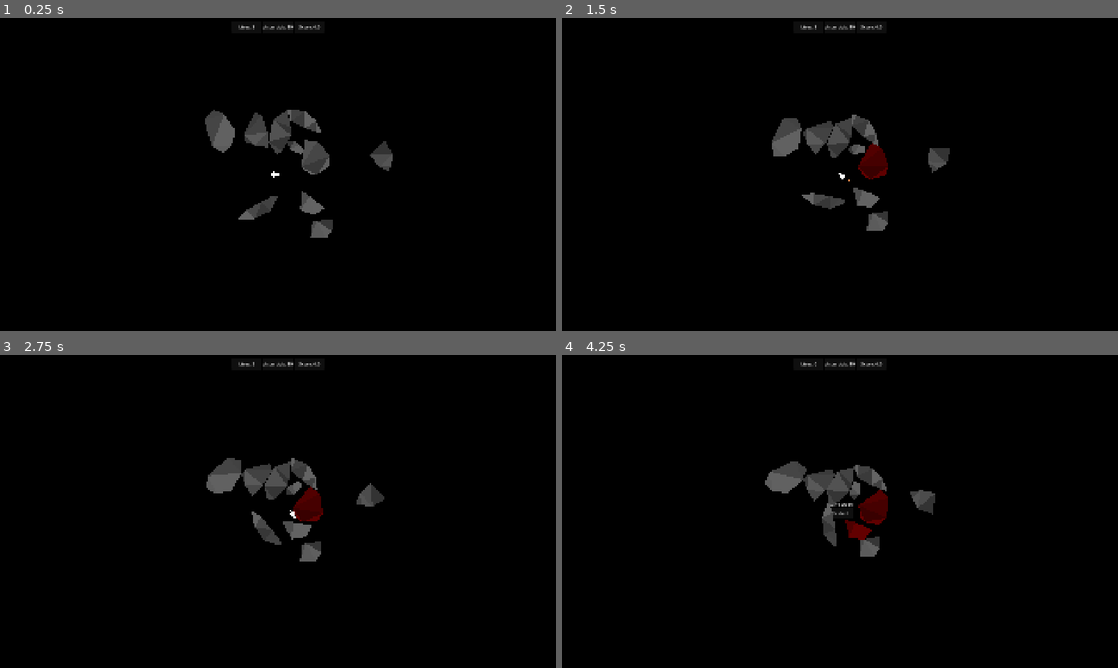
Above: before the commit, frames 1-4 (two rows, left to right).
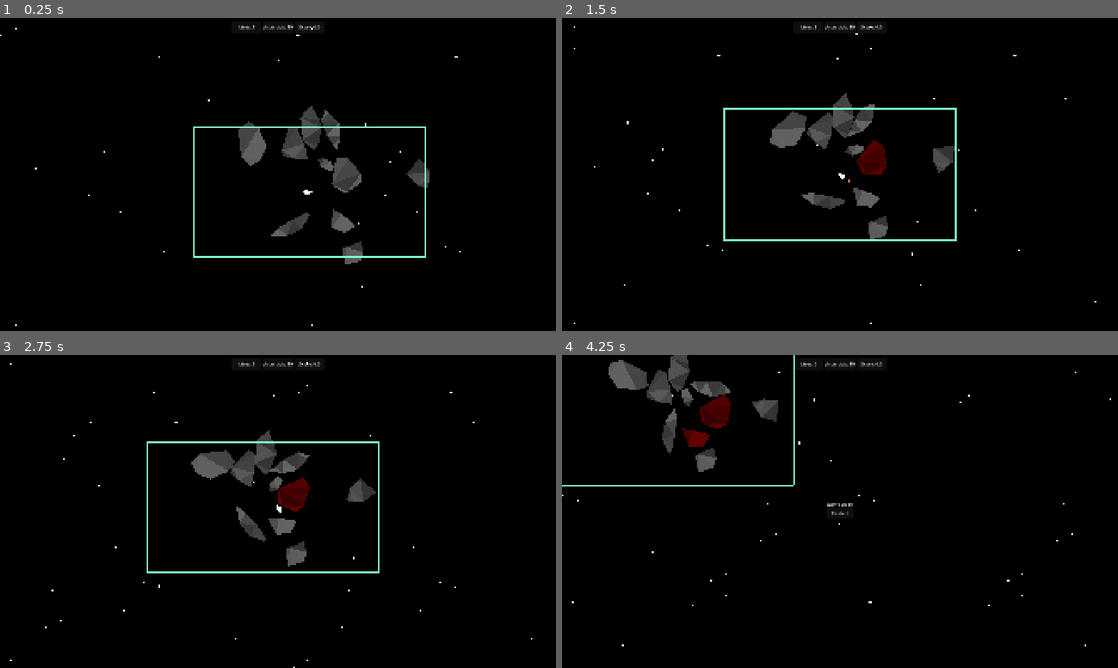
Above: after the commit, the same moments.

Repository: ProudFridge/Asteroids
Game: Godot game, scene res://scenes/game/game.tscn
The game is run twice, just before and just after one commit, with the same random seed, the same clock (stepped at 60 frames per second) and the same inputs.
Inputs (mouse positions are in pixels of both pictures, inside the frame that each line leads up to):
- Up to frame 1 (0.25 s): no input
- Up to frame 2 (1.5 s): tap Enter at 0.5 s; move the mouse to (962, 158) at 0.52 s; hold D (turn_right) 0.53-1.28 s; hold Space (shoot) 0.53-1.28 s; click (962, 158) at 0.67 s; move the mouse to (728, 190) at 1.27 s; hold S (backwards) from 1.28 s (still down); tap Alt at 1.35 s
- Up to frame 3 (2.75 s): move the mouse to (333, 442) at 2.02 s; release S (backwards) at 2.03 s; hold D (turn_right) from 2.03 s (still down); tap Shift at 2.1 s
- Up to frame 4 (4.25 s): move the mouse to (812, 574) at 2.77 s; release D (turn_right) at 2.78 s; hold W (forwards) 2.78-3.53 s; tap Space (shoot) at 2.85 s; click (812, 574) at 2.92 s; move the mouse to (1006, 558) at 3.52 s; hold A (turn_left) from 3.53 s (still down); tap Alt at 3.6 s

The runs differ from the first frame. In frame 1, 5.2% of the frame differs, in the area x 0-83%, y 3-99%; in frame 2, 2.8%; in frame 3, 4.7%; in frame 4, 5.8%, in the area x 0-99%, y 0-94%.

Commit message:
Add star node to create a background made of stars

Diff:
--- a/project.godot
+++ b/project.godot
@@ -81,6 +81,7 @@
 2d_physics/layer_1="player"
 2d_physics/layer_2="asteroid"
 2d_physics/layer_3="asteroid_shards"
+2d_physics/layer_4="bounds"
 
 [physics]
 
@@ -89,3 +90,4 @@
 [rendering]
 
 rendering_device/driver.windows="d3d12"
+anti_aliasing/quality/msaa_2d=3
--- a/scenes/bullet/bullet.gd
+++ b/scenes/bullet/bullet.gd
@@ -20,6 +20,23 @@
 			body.take_damage(damage)
 			disappear()
 
+		var collisionPosition: Vector2 = collision.get_position()
+
+		print(Global.windowSize.x)
+		# Makes sure the player doens't get outside the window
+		if collisionPosition.x >= Global.windowSize.x:
+			disappear()
+
+		if collisionPosition.x <= 0:
+			disappear()
+
+		if collisionPosition.y >= Global.windowSize.y:
+			disappear()
+
+		# Won't work without the 1
+		if collisionPosition.y <= 1:
+			disappear()
+
 
 func _on_lifetime_timer_timeout() -> void:
 	disappear()
--- a/scenes/bullet/bullet.tscn
+++ b/scenes/bullet/bullet.tscn
@@ -9,7 +9,7 @@
 
 [node name="Bullet" type="CharacterBody2D" unique_id=1057548200]
 collision_layer = 0
-collision_mask = 2
+collision_mask = 10
 script = ExtResource("1_7c8un")
 
 [node name="CollisionShape2D" type="CollisionShape2D" parent="." unique_id=650148437]
--- /dev/null
+++ b/scenes/game/border.gd
@@ -0,0 +1,14 @@
+extends Node2D
+
+
+# Called when the node enters the scene tree for the first time.
+func _ready() -> void:
+	pass # Replace with function body.
+
+
+# Called every frame. 'delta' is the elapsed time since the previous frame.
+func _process(delta: float) -> void:
+	pass
+
+func _draw() -> void:
+	draw_rect(Rect2(Vector2.ZERO, Global.windowSize), Color.AQUAMARINE, false)
--- a/scenes/game/camera_2d.gd
+++ b/scenes/game/camera_2d.gd
@@ -4,5 +4,5 @@
 @export var gameManager: GameManager
 
 # Called when the node enters the scene tree for the first time.
-func _ready() -> void:
-	position = Global.windowSize / 2
+#func _ready() -> void:
+	#position = Global.windowSize / 2
--- a/scenes/game/game.tscn
+++ b/scenes/game/game.tscn
@@ -11,6 +11,8 @@
 [ext_resource type="Script" uid="uid://d0q2jesqvby2b" path="res://scenes/game/ui/score_label.gd" id="8_87uf6"]
 [ext_resource type="Script" uid="uid://cee4rwhwt2xod" path="res://scenes/game/ui/game_won_container.gd" id="11_5jirj"]
 [ext_resource type="Script" uid="uid://dctwnixmnew4n" path="res://scenes/game/ui/game_over_container.gd" id="11_kp23o"]
+[ext_resource type="Script" uid="uid://cqsmjxsidqn44" path="res://scenes/game/border.gd" id="12_5jirj"]
+[ext_resource type="Script" uid="uid://dsufbmxiaogil" path="res://scenes/game/parallax_2d.gd" id="12_vaxfo"]
 
 [sub_resource type="WorldBoundaryShape2D" id="WorldBoundaryShape2D_ohdgn"]
 
@@ -25,14 +27,18 @@
 [node name="Game" type="Node" unique_id=324886737]
 script = ExtResource("1_kp23o")
 
-[node name="Camera2D" type="Camera2D" parent="." unique_id=863287189 node_paths=PackedStringArray("player", "gameManager")]
+[node name="Player" parent="." unique_id=2088811554 instance=ExtResource("1_sul5r")]
+
+[node name="Camera2D" type="Camera2D" parent="Player" unique_id=863287189 node_paths=PackedStringArray("player", "gameManager")]
+limit_enabled = false
+position_smoothing_enabled = true
 script = ExtResource("2_7h61r")
-player = NodePath("../Player")
-gameManager = NodePath("../Managers/GameManager")
-
-[node name="Player" parent="." unique_id=2088811554 instance=ExtResource("1_sul5r")]
+player = NodePath("..")
+gameManager = NodePath("../../Managers/GameManager")
 
 [node name="Bounds" type="StaticBody2D" parent="." unique_id=335364591]
+collision_layer = 8
+collision_mask = 0
 
 [node name="Left" type="CollisionShape2D" parent="Bounds" unique_id=2103307325]
 shape = SubResource("WorldBoundaryShape2D_ohdgn")
@@ -206,3 +212,13 @@
 layout_mode = 2
 size_flags_vertical = 3
 text = "Restart"
+
+[node name="StarsBackground" type="Parallax2D" parent="." unique_id=120381496]
+z_index = -10
+scroll_scale = Vector2(0.1, 0.1)
+repeat_size = Vector2(1024, 1024)
+repeat_times = 8
+script = ExtResource("12_vaxfo")
+
+[node name="Border" type="Node2D" parent="." unique_id=1272152262]
+script = ExtResource("12_5jirj")
--- /dev/null
+++ b/scenes/game/parallax_2d.gd
@@ -0,0 +1,17 @@
+extends Parallax2D
+
+var starAmount: int = 50 # star amount in a container with the size of repeat_size
+
+# Called when the node enters the scene tree for the first time.
+func _ready() -> void:
+	for i: int in starAmount:
+		var star: Star = Star.new()
+		star.size = randf_range(1, 5)
+		star.cornerRatio = randf_range(0, 0.5)
+		star.position = Vector2(randf_range(0, repeat_size.x), randf_range(0, repeat_size.y))
+		add_child(star)
+
+
+# Called every frame. 'delta' is the elapsed time since the previous frame.
+func _process(delta: float) -> void:
+	pass
--- a/scenes/player/player.tscn
+++ b/scenes/player/player.tscn
@@ -11,7 +11,7 @@
 
 [node name="Player" type="CharacterBody2D" unique_id=2088811554]
 z_index = 1
-collision_mask = 3
+collision_mask = 11
 script = ExtResource("1_8afob")
 playerSize = Vector2(20, 30)
 
--- /dev/null
+++ b/scenes/star/star.gd
@@ -0,0 +1,23 @@
+extends Polygon2D
+class_name Star
+
+var size: float = 100
+@export_range(0, 1)
+var cornerRatio: float = 0.1 # Value between 0 and 1
+
+func _ready() -> void:
+	var shape: PackedVector2Array = []
+
+	shape.append(Vector2(size, 0))
+	shape.append(Vector2(size * cornerRatio, size * cornerRatio))
+
+	shape.append(Vector2(0, size))
+	shape.append(Vector2(-size * cornerRatio, size * cornerRatio))
+
+	shape.append(Vector2(-size, 0))
+	shape.append(Vector2(-size * cornerRatio, -size * cornerRatio))
+
+	shape.append(Vector2(0, -size))
+	shape.append(Vector2(size * cornerRatio, -size * cornerRatio))
+
+	polygon = shape
--- /dev/null
+++ b/scenes/star/star.tscn
@@ -0,0 +1,6 @@
+[gd_scene format=3 uid="uid://bk8je0hpsr607"]
+
+[ext_resource type="Script" uid="uid://bxr4xp2gk63a2" path="res://scenes/star/star.gd" id="1_3ji66"]
+
+[node name="Star" type="Polygon2D" unique_id=606344369]
+script = ExtResource("1_3ji66")
--- /dev/null
+++ b/scenes/test/rigid_body_2d.gd
@@ -0,0 +1,14 @@
+extends RigidBody2D
+
+
+# Called when the node enters the scene tree for the first time.
+func _ready() -> void:
+	set_axis_velocity(Vector2(10,0))
+
+func _integrate_forces(state: PhysicsDirectBodyState2D) -> void:
+	angular_velocity = 10
+
+
+# Called every frame. 'delta' is the elapsed time since the previous frame.
+func _process(delta: float) -> void:
+	pass
--- /dev/null
+++ b/scenes/test/rigid_body_2d.tscn
@@ -0,0 +1,19 @@
+[gd_scene format=3 uid="uid://b15q5d5kng86w"]
+
+[ext_resource type="Script" uid="uid://dn4svuog0xgpa" path="res://scenes/test/rigid_body_2d.gd" id="1_oe32p"]
+
+[sub_resource type="CircleShape2D" id="CircleShape2D_2m7xh"]
+
+[sub_resource type="CapsuleMesh" id="CapsuleMesh_2m7xh"]
+radius = 18.1
+height = 80.2
+
+[node name="RigidBody2D" type="RigidBody2D" unique_id=1385885980]
+gravity_scale = 0.0
+script = ExtResource("1_oe32p")
+
+[node name="CollisionShape2D" type="CollisionShape2D" parent="." unique_id=1705225192]
+shape = SubResource("CircleShape2D_2m7xh")
+
+[node name="MeshInstance2D" type="MeshInstance2D" parent="." unique_id=599276306]
+mesh = SubResource("CapsuleMesh_2m7xh")
Not shown, added: scenes/game/border.gd.uid
Not shown, added: scenes/game/parallax_2d.gd.uid
Not shown, added: scenes/star/star.gd.uid
Not shown, added: scenes/test/rigid_body_2d.gd.uid
